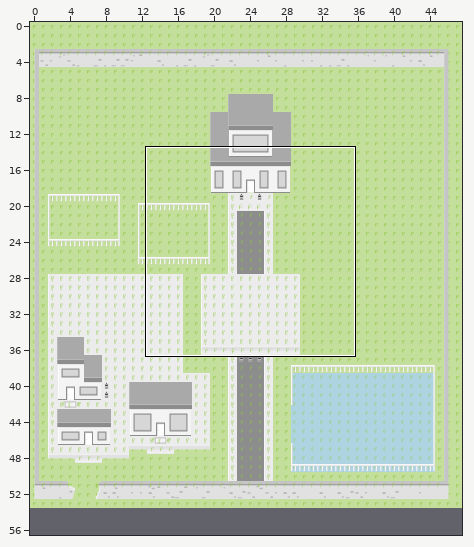
A Tiled map gets an edit: maps/village.tmx. The first picture is a wide view before the edit; the outline marks the close-up.
Close-up. Before the commit:
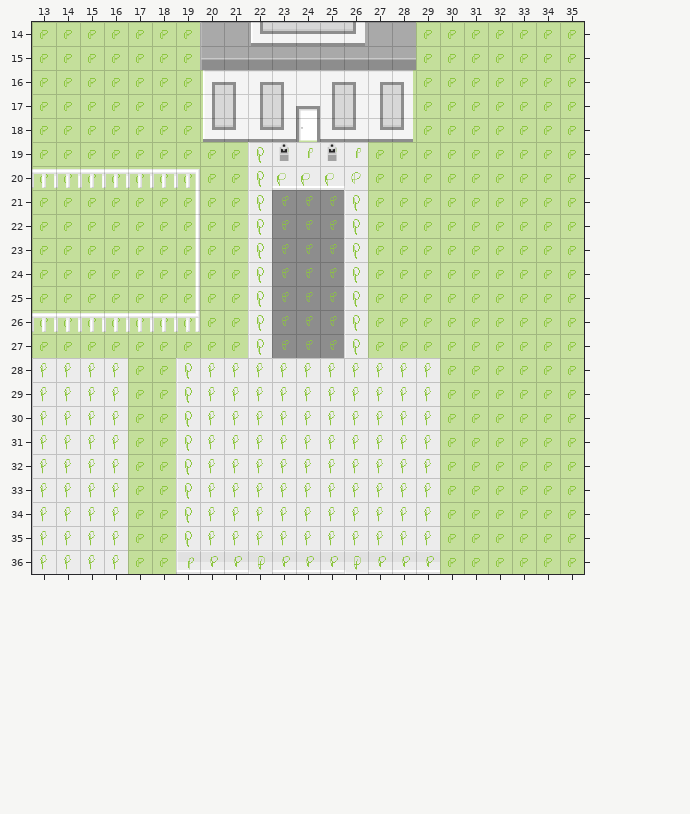
Cells are 32x32 px. Shown: x 13..35, y 14..36. The commit also changed other parts of the map, which this record leaves out.
The result:
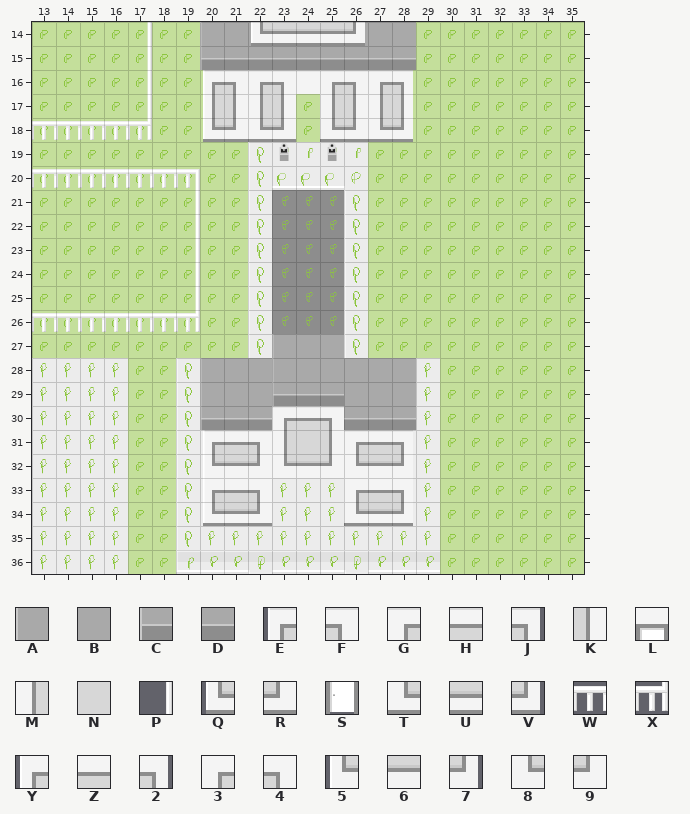
Key: from "tileset_village": A 0, B 1, C 20, D 21, E 40, F 41, G 43, H 44, J 45, K 61, L 62, M 63, N 64, P 78, Q 80, R 81, S 82, T 83, U 84, V 85, W 97, X 98, Y 140, Z 141, 2 142, 3 143, 4 144, 5 180, 6 181, 7 182, 8 183, 9 184.
_ is an empty cell.
Difference:
Layer "ground2":
y 14..16: x 17 _ -> P
y 17: x 17 _ -> P; x 24 L -> _
y 18: x 13..17 _____ -> WWWWX; x 24 S -> _
y 29: x 20..28 _________ -> ABBCDDBBB
y 30: x 20..28 _________ -> CDDGHFDDD
y 31: x 20..28 _________ -> EHFMNKGHJ
y 32: x 20..28 _________ -> 569869867
y 33: x 20..22 ___ -> YZ4; x 26..28 ___ -> 3Z2
y 34: x 20..22 ___ -> QUR; x 26..28 ___ -> TUV
Layer "foreground":
y 27: x 23..25 ___ -> ABB
y 28: x 20..28 _________ -> ABBABBBBB
Where, in picture pixels (left, top, right, bottom), the same in both close-ups:
added: (32, 22, 152, 140)
removed: (296, 94, 320, 142)
added: (200, 334, 416, 526)
